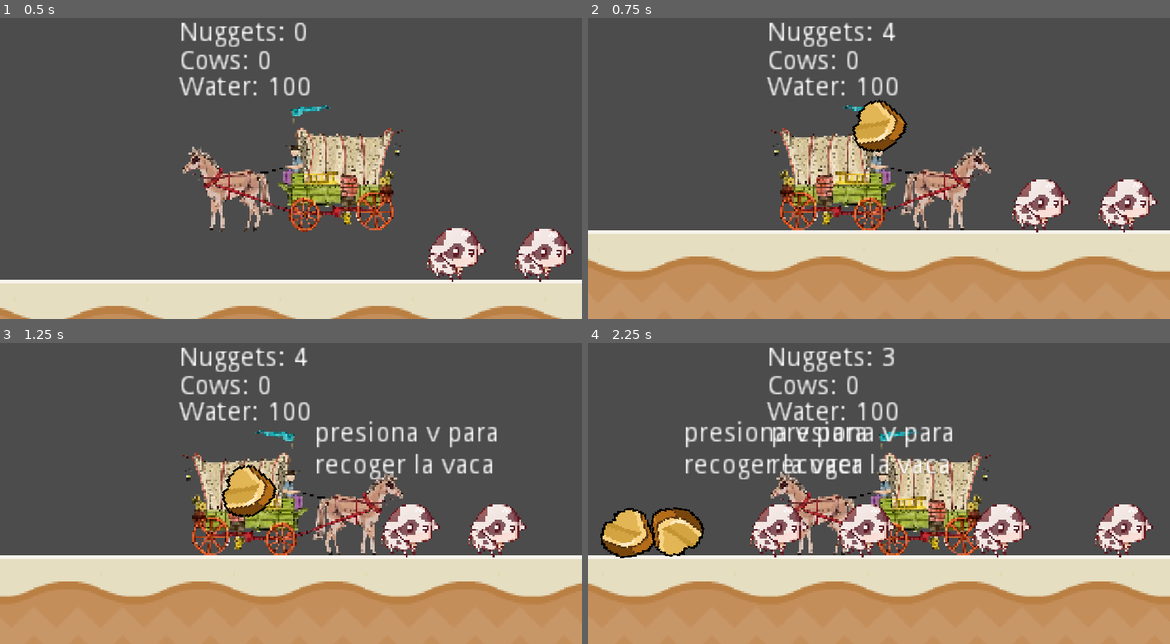
Above: before the commit, frames 1-4 (two rows, left to right).
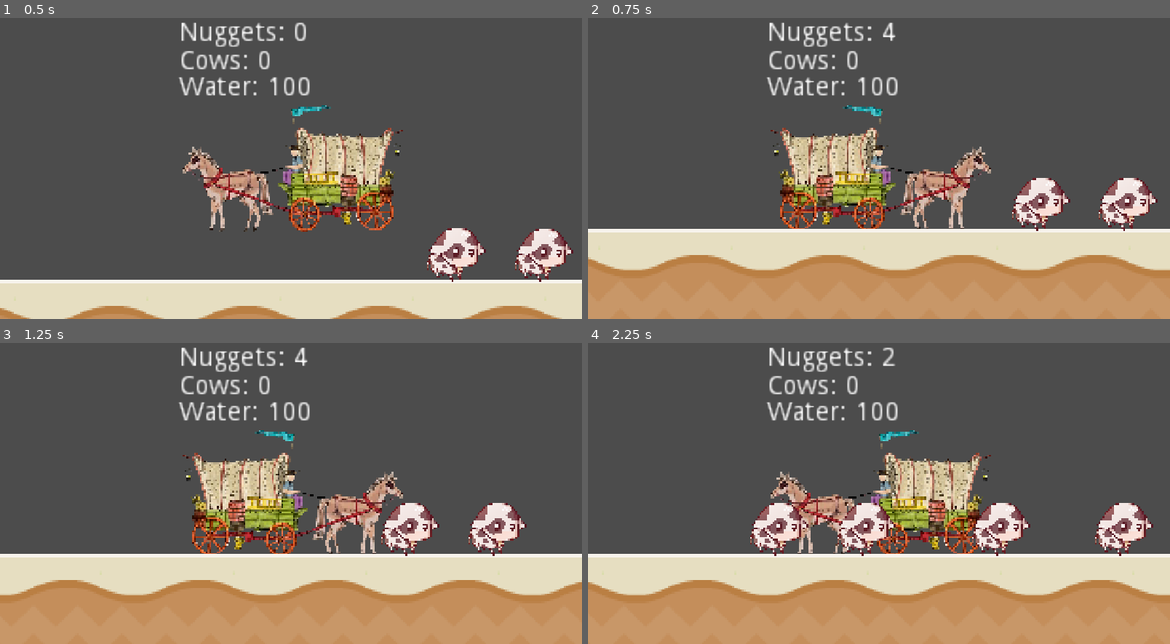
Above: after the commit, the same moments.

Repository: Asdaois/west-cow-builder
Game: Godot game, scene res://Main.tscn
Same seed, same stepped clock (60 frames per second), same inputs: the game is played once before the commit and once after it.
Inputs:
- Up to frame 1 (0.5 s): no input
- Up to frame 2 (0.75 s): hold Right (ui_right) from 0.53 s (still down); hold Up (drop_nugget) from 0.53 s (still down)
- Up to frame 3 (1.25 s): keep holding Right (ui_right); keep holding Up (drop_nugget)
- Up to frame 4 (2.25 s): tap V at 1.25, 2 s; release Up (drop_nugget) at 1.28 s; tap Up (drop_nugget) at 1.35 s; release Right (ui_right) at 2.03 s; hold Left (ui_left) from 2.03 s (still down); hold Up (drop_nugget) from 2.03 s (still down)

Frame 1 is identical in both runs. In frame 2, 3.7% of the frame differs, in the area x 0-100%, y 27-85%; in frame 3, 5.3%; in frame 4, 8.3%, in the area x 0-100%, y 1-85%.
Error after the commit: Invalid call. Nonexistent function 'instance' in base 'Nil'. (res://Main.gd:7)

Commit message:
Major changes to enemy behaviour deleted the attack animation add pseudo state machine to handle their distints states

Diff:
--- a/game/cow/Cow.tscn
+++ b/game/cow/Cow.tscn
@@ -13,7 +13,7 @@
 
 [node name="Cow" type="KinematicBody2D"]
 position = Vector2( 121, 77 )
-collision_layer = 16
+collision_layer = 0
 collision_mask = 8
 script = ExtResource( 2 )
 __meta__ = {
@@ -30,8 +30,7 @@
 shape = SubResource( 1 )
 
 [node name="PlayerDetectionArea" type="Area2D" parent="."]
-collision_layer = 2
-collision_mask = 0
+collision_layer = 0
 
 [node name="CollisionShape2D" type="CollisionShape2D" parent="PlayerDetectionArea"]
 shape = SubResource( 2 )
--- a/game/enemy/Enemy.gd
+++ b/game/enemy/Enemy.gd
@@ -1,5 +1,5 @@
-# class_name
 extends KinematicBody2D
+class_name Enemy
 
 # custom signals
 
@@ -22,9 +22,9 @@
 # public - private variables
 var velocity := Vector2.ZERO
 var target : PhysicsBody2D
-var _collision : KinematicCollision2D
 var _is_player_in_range := false
 var _direction_options := [Vector2.RIGHT, Vector2.LEFT]
+
 # on ready variables
 export(NodePath) onready var wander_timer = get_node(wander_timer) as Timer
 export(NodePath) onready var attack_cooldown_timer = get_node(attack_cooldown_timer) as Timer
@@ -37,22 +37,23 @@
 func _physics_process(delta: float) -> void:
 	_add_gravity(delta)
 	_do_action(delta)
-
+	_move()
 
 # public - private functions
 
 func _do_action(delta) -> void:
 	match _current_state:
 		EnemyState.FOLLOW_PLAYER:
-			_get_player_direction()
-			_move_and_collide(delta)
-			if _is_collision_player():
-				_attack_player()
+			if target == null:
+				return
+			_get_target_direction()
+			_attack_player()
 		EnemyState.COOLDOW_ATTACK:
-			_move()
-			if is_on_floor():
-				_resume_follow_player()
+			yield(attack_cooldown_timer, "timeout")
+			_resume_follow_player()
 		EnemyState.SEARCH_GOLD:
+			_get_target_direction()
+		EnemyState.WANDER:
 			pass
 
 
@@ -72,11 +73,13 @@
 		velocity.y += delta * gravity
 
 
-func _get_player_direction() -> void:
-	if target != null:
-		velocity.x = 0
-		velocity = (position.direction_to(target.position) * _get_better_speed())
-		velocity = velocity * Vector2.RIGHT
+func _get_target_direction() -> void:
+	if not target:
+		return
+
+	velocity.x = 0
+	velocity = (position.direction_to(target.position) * _get_better_speed())
+	velocity = velocity * Vector2.RIGHT
 
 
 func _get_better_speed() -> float:
@@ -94,49 +97,21 @@
 	velocity = move_and_slide(velocity, Vector2.UP)
 
 
-func _move_and_collide(delta : float):
-	_collision = move_and_collide(velocity * delta)
-
-
-func _is_collision_player() -> bool:
-	if _collision:
-		if (_collision.collider as Node2D).is_in_group("player"):
-			return true
-	return false
-
-
 func _attack_player() -> void:
-	_disable_collision_with_player()
+	if not target is Player:
+		return
 	target.receive_damage(1)
 	_change_state(EnemyState.COOLDOW_ATTACK)
 	attack_cooldown_timer.start()
-	_do_attack_move()
-
-
-func _do_attack_move() -> void:
-	velocity.y = -60 - rand_range(0, recoy_in_y)
-	velocity.x += velocity.x / 4
-	if not _is_player_in_range:
-		velocity = _calculate_bounce(_collision.normal)
-	else:
-		_direction_options.shuffle()
-		velocity = _calculate_bounce(_direction_options[0], 2)
-		velocity.y = -10
-
 
 func _calculate_bounce(direction: Vector2, multiplier = 1) -> Vector2:
+	direction.normalized()
 	return velocity.bounce(direction) * (rand_range(1, recoy_in_x) * multiplier)
 
 
-func _disable_collision_with_player() -> void:
-	set_collision_mask_bit(0, false)
-	pass
-
-
-func _enable_collision_with_player() -> void:
-	if _is_player_in_range:
-		return
-	set_collision_mask_bit(0, true)
+func _on_player_died() -> void:
+	_change_state(EnemyState.WANDER)
+	target = null
 
 
 func _on_DetectionRange_body_entered(body: Node) -> void:
@@ -150,23 +125,27 @@
 
 
 func _on_AtackCooldownTimer_timeout() -> void:
-	_enable_collision_with_player()
-	if _is_player_in_range:
-		_attack_player()
+	if _current_state == EnemyState.COOLDOW_ATTACK:
+		_current_state = EnemyState.FOLLOW_PLAYER
 
 
-func _on_player_died() -> void:
-	_change_state(EnemyState.WANDER)
-	target = null
+
+func _on_AttackRange_body_entered(body: Node) -> void:
+	if body is Player:
+		target = body
+		_is_player_in_range = true
+
+	if body is Nugget:
+		target = null
+		body.queue_free()
 
 
-func _on_PlayerInAttackRange_body_entered(body: Node) -> void:
+func _on_AttackRange_body_exited(body: Node) -> void:
 	if body is Player:
-		_is_player_in_range = true
-		_change_state(EnemyState.FOLLOW_PLAYER)
+		_is_player_in_range = false
 
 
-func _on_PlayerInAttackRange_body_exited(body: Node) -> void:
-	if body is Player:
-		_is_player_in_range = false
-		_enable_collision_with_player()
+func _on_DetectionRange_body_exited(body: Node) -> void:
+	if body is Nugget:
+		velocity = Vector2.ZERO
+		_change_state(EnemyState.WANDER)
--- a/game/enemy/Enemy.tscn
+++ b/game/enemy/Enemy.tscn
@@ -10,7 +10,7 @@
 
 [node name="Enemy" type="KinematicBody2D"]
 collision_layer = 4
-collision_mask = 9
+collision_mask = 8
 script = ExtResource( 2 )
 __meta__ = {
 "_edit_group_": true
@@ -41,14 +41,16 @@
 [node name="CollisionShape2D" type="CollisionShape2D" parent="DetectionRange"]
 shape = SubResource( 2 )
 
-[node name="PlayerInAttackRange" type="Area2D" parent="."]
+[node name="AttackRange" type="Area2D" parent="."]
 collision_layer = 0
+collision_mask = 3
 
-[node name="CollisionShape2D" type="CollisionShape2D" parent="PlayerInAttackRange"]
+[node name="CollisionShape2D" type="CollisionShape2D" parent="AttackRange"]
 position = Vector2( 0, 12 )
 shape = SubResource( 1 )
 
 [connection signal="timeout" from="Timers/AtackCooldownTimer" to="." method="_on_AtackCooldownTimer_timeout"]
 [connection signal="body_entered" from="DetectionRange" to="." method="_on_DetectionRange_body_entered"]
-[connection signal="body_entered" from="PlayerInAttackRange" to="." method="_on_PlayerInAttackRange_body_entered"]
-[connection signal="body_exited" from="PlayerInAttackRange" to="." method="_on_PlayerInAttackRange_body_exited"]
+[connection signal="body_exited" from="DetectionRange" to="." method="_on_DetectionRange_body_exited"]
+[connection signal="body_entered" from="AttackRange" to="." method="_on_AttackRange_body_entered"]
+[connection signal="body_exited" from="AttackRange" to="." method="_on_AttackRange_body_exited"]
--- a/game/nugget/Nugget.gd
+++ b/game/nugget/Nugget.gd
@@ -1,13 +1,11 @@
 # class_name
 extends RigidBody2D
 class_name Nugget
-# custom signals
 
-# enums - constant
-
-# exports variables
 export(Resource) var nugget = nugget as ItemResource
 
-func _on_Area2D_area_entered(area):
-	nugget.quantity += 1
-	queue_free()
+
+func _on_Area2D_body_entered(body: Node) -> void:
+	if body is Player:
+		nugget.quantity += 1
+		queue_free()
--- a/game/nugget/Nugget.tscn
+++ b/game/nugget/Nugget.tscn
@@ -26,9 +26,9 @@
 
 [node name="Area2D" type="Area2D" parent="."]
 collision_layer = 2
-collision_mask = 0
+collision_mask = 5
 
 [node name="CollisionShape2D" type="CollisionShape2D" parent="Area2D"]
 shape = SubResource( 2 )
 
-[connection signal="area_entered" from="Area2D" to="." method="_on_Area2D_area_entered"]
+[connection signal="body_entered" from="Area2D" to="." method="_on_Area2D_body_entered"]
--- a/game/player/Player.gd
+++ b/game/player/Player.gd
@@ -17,11 +17,10 @@
 export(Resource) var cows = cows as ItemResource
 export(Resource) var nuggets = nuggets as ItemResource
 export(Resource) var water = water as ItemResource
-
+export(PackedScene) var nugget_scene
 # public - private variables
 var velocity := Vector2.ZERO
 var timer_flag = true
-var NuggetScene = preload("res://nugget/Nugget.tscn")
 
 # on ready variables
 onready var animationPlayer := $AnimationPlayer
@@ -46,8 +45,8 @@
 			print_debug("One GOLD to the poor")
 		elif nuggets.quantity > 0:
 			nuggets.quantity -= 1
-			emit_signal("drop_nugget", NuggetScene, rand_range(0, 180), global_position)
-			GameSignals.emit_signal("instanciate_item_in_world", NuggetScene, global_position)
+			emit_signal("drop_nugget", nugget_scene, rand_range(0, 180), global_position)
+			GameSignals.emit_signal("instanciate_item_in_world", nugget_scene, global_position)
 
 # public - private functions
 func receive_damage(damage: int) -> void:
--- a/game/player/Player.tscn
+++ b/game/player/Player.tscn
@@ -6,8 +6,8 @@
 [ext_resource path="res://data/player_stats/Water.tres" type="Resource" id=4]
 [ext_resource path="res://data/player_stats/Nugget.tres" type="Resource" id=5]
 
-[sub_resource type="RectangleShape2D" id=1]
-extents = Vector2( 45, 25 )
+[sub_resource type="CapsuleShape2D" id=5]
+height = 80.1096
 
 [sub_resource type="Animation" id=2]
 resource_name = "WalkLeft"
@@ -83,8 +83,9 @@
 texture = ExtResource( 2 )
 
 [node name="CollisionShape2D" type="CollisionShape2D" parent="."]
-position = Vector2( 0, 11 )
-shape = SubResource( 1 )
+position = Vector2( 3.70811, 25.3027 )
+rotation = 1.5708
+shape = SubResource( 5 )
 
 [node name="AnimationPlayer" type="AnimationPlayer" parent="."]
 anims/WalkLeft = SubResource( 2 )
--- a/game/project.godot
+++ b/game/project.godot
@@ -9,6 +9,11 @@
 config_version=4
 
 _global_script_classes=[ {
+"base": "KinematicBody2D",
+"class": "Enemy",
+"language": "GDScript",
+"path": "res://enemy/Enemy.gd"
+}, {
 "base": "Resource",
 "class": "ItemResource",
 "language": "GDScript",
@@ -25,6 +30,7 @@
 "path": "res://player/Player.gd"
 } ]
 _global_script_class_icons={
+"Enemy": "",
 "ItemResource": "",
 "Nugget": "",
 "Player": ""
--- a/game/test/enemy_wander/ItemCreator.gd
+++ b/game/test/enemy_wander/ItemCreator.gd
@@ -7,7 +7,9 @@
 func _on_instantiate_item_in_world(Item, _position: Vector2):
 	var item = Item.instance()
 	get_parent().add_child(item)
-	item.global_position = _position
+	item.global_position = _position + Vector2.UP * 40
 
 	if item is RigidBody2D:
+		var force_applied_to_coin : Vector2 = Vector2.UP
+		item.apply_impulse(Vector2.ZERO, force_applied_to_coin * 80)
 		print_debug("I'm a rigidbody")
--- a/game/test/enemy_wander/TEST_EnemyWander.tscn
+++ b/game/test/enemy_wander/TEST_EnemyWander.tscn
@@ -1,10 +1,11 @@
-[gd_scene load_steps=6 format=2]
+[gd_scene load_steps=7 format=2]
 
 [ext_resource path="res://test/floor-generator/FloorGenerator.tscn" type="PackedScene" id=1]
 [ext_resource path="res://enemy/Enemy.tscn" type="PackedScene" id=2]
 [ext_resource path="res://test/enemy_wander/ItemCreator.gd" type="Script" id=3]
 [ext_resource path="res://player/Player.tscn" type="PackedScene" id=4]
 [ext_resource path="res://data/test_stats/NuggetsInfinity.tres" type="Resource" id=5]
+[ext_resource path="res://nugget/Nugget.tscn" type="PackedScene" id=6]
 
 [node name="TEST_EnemyWander" type="Node2D"]
 position = Vector2( -718.729, 68.4277 )
@@ -15,6 +16,7 @@
 [node name="Player" parent="." instance=ExtResource( 4 )]
 position = Vector2( 1722.16, 356.54 )
 nuggets = ExtResource( 5 )
+nugget_scene = ExtResource( 6 )
 
 [node name="FloorGenerator" parent="." instance=ExtResource( 1 )]
 position = Vector2( 33.75, 451.75 )
